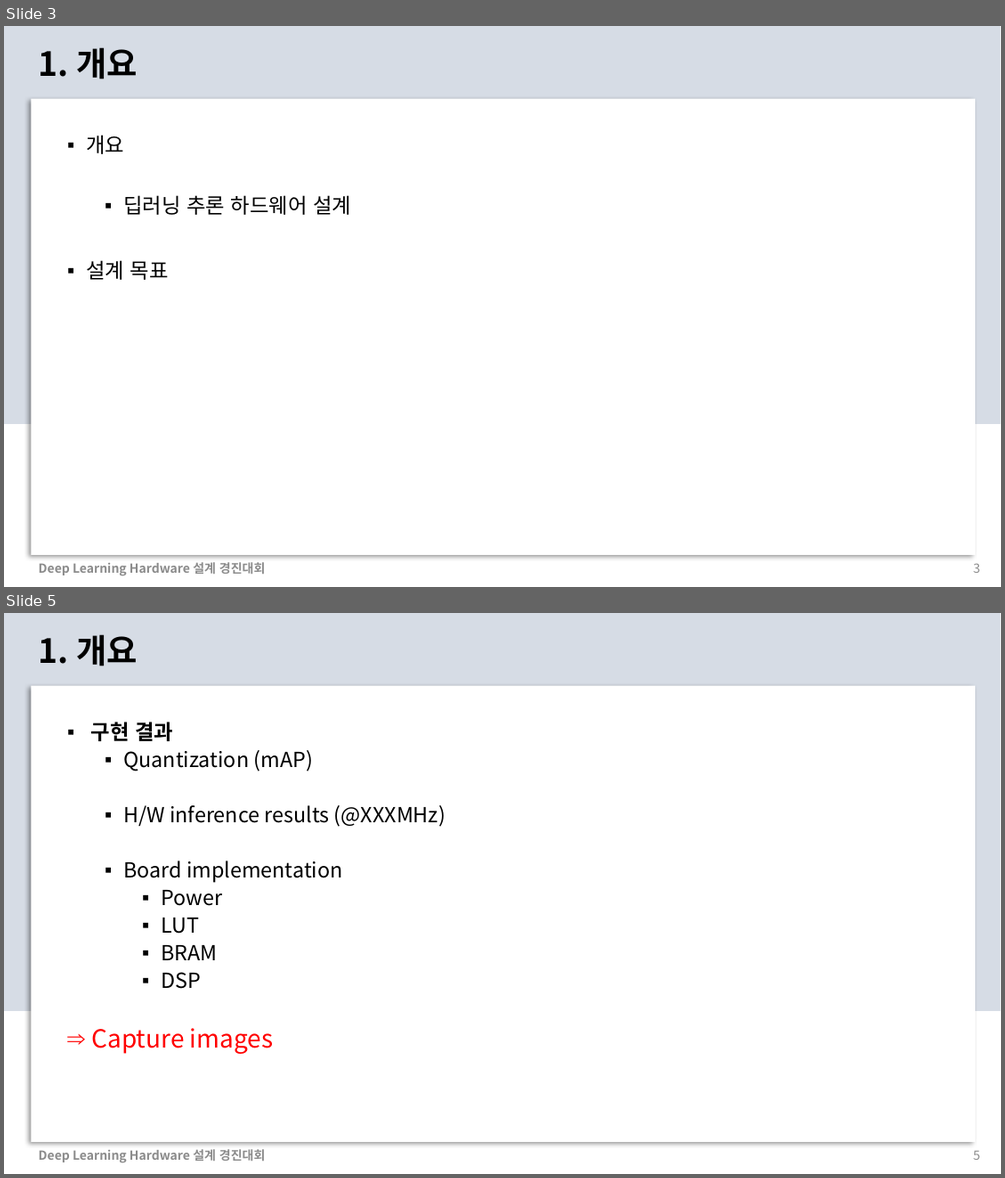
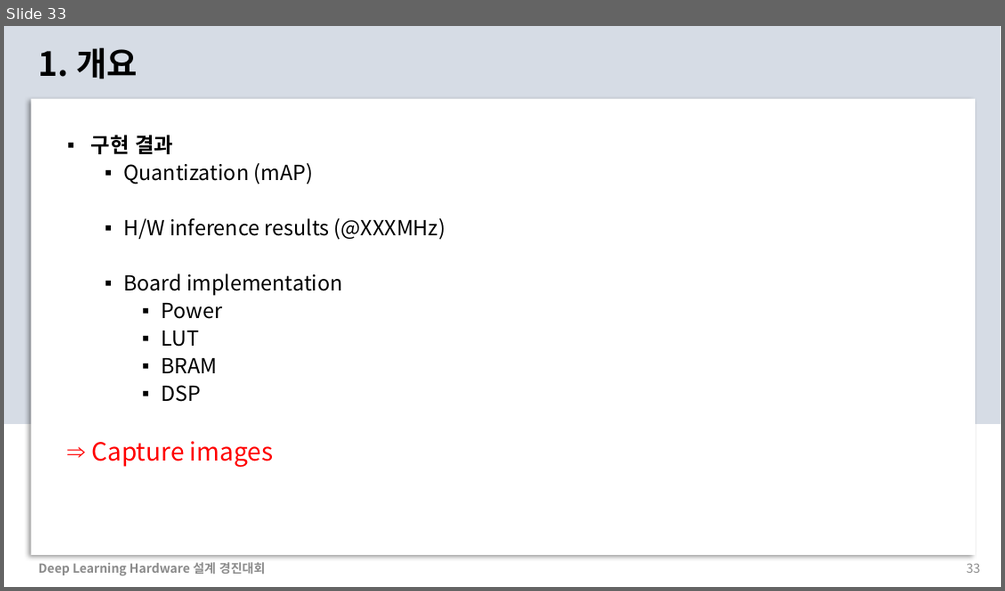
Before and after one commit to chaangwoo/AIX2024_ChipChamps, a slide deck: 2_Presentation/AIX2024_ChipChamps.pptx. Shown one above the other, each under a label of ours: slides 3 and 5 before the commit, slide 33 after it; the slides between them are not shown. The pictures are 1005x1178 and 1005x591 pixels, drawn with LibreOffice and Linux fonts; fonts in the diff are those of the drawing. Boxes give left, top, right and bottom in pixels: in the first picture for what was removed or moved away, otherwise in the second. Text is boxed around its words. In the diff, an @@ line names an element or a change of style, - is before the commit and + after.

```diff
--- a/2_Presentation/AIX2024_ChipChamps.pptx
+++ b/2_Presentation/AIX2024_ChipChamps.pptx
@@ slide 3 removed at [4,26,1001,587], background #FFFFFF; not listed: 2 template elements that a slide beside it also shows @@
@@ text removed at [39,47,138,79] @@
-1. 개요
@@ text removed at [86,135,351,280] @@
-▪ 개요
-  ▪ 딥러닝 추론 하드웨어 설계
-▪ 설계 목표
@@ text removed at [39,562,265,576] @@
-Deep Learning Hardware 설계 경진대회
@@ page number removed at [973,563,980,572] @@
-3
@@ what was slide 5 is now slide 33 @@
@@ page number at [966,563,980,572]: text changed @@
-5
+33
```
Also in this commit, not shown: 2 slides changed, 31 slides added, 2 other slides removed.
